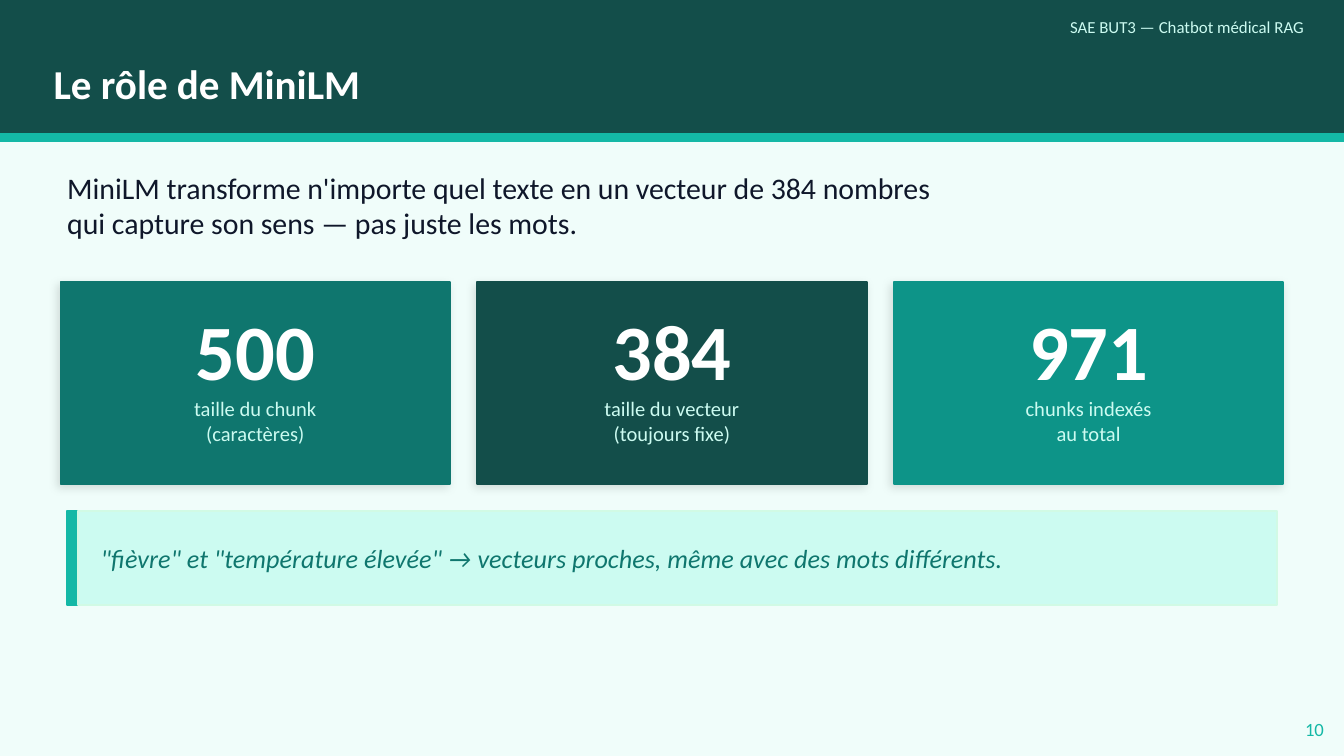
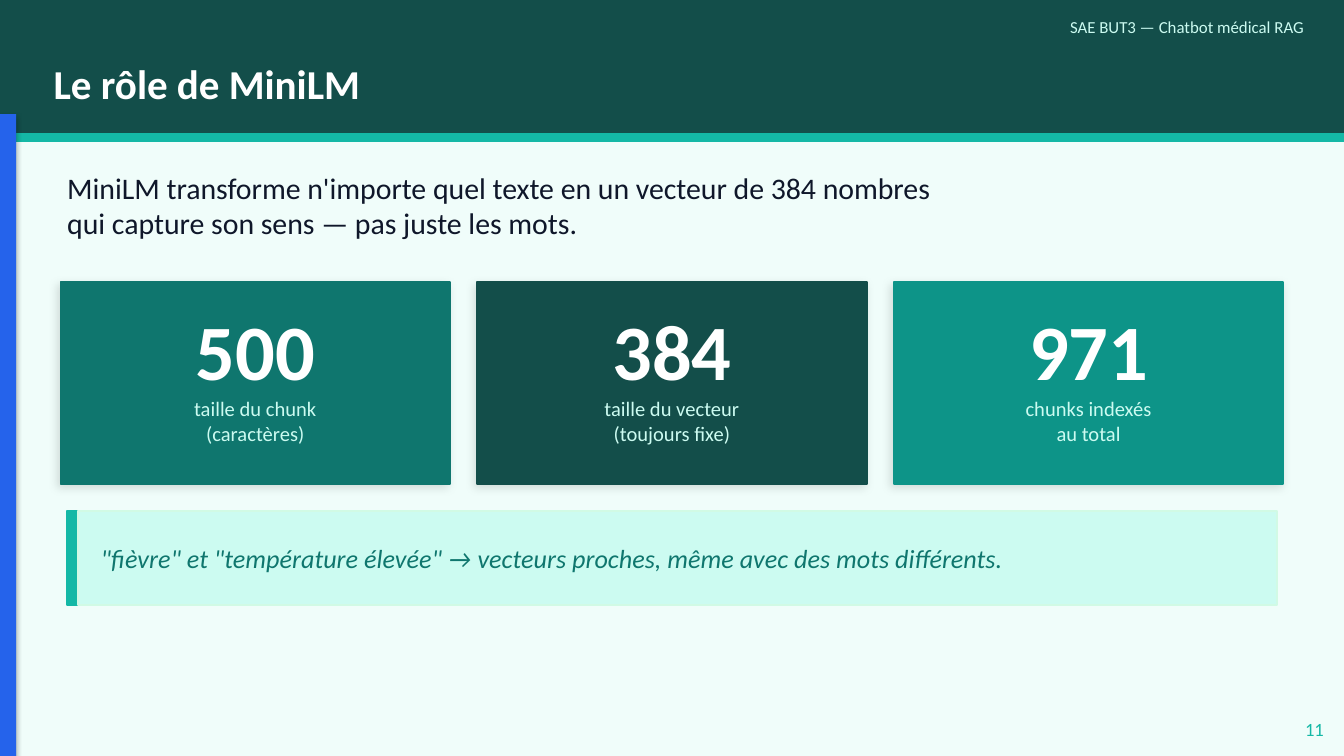
Before and after one commit to YousraWsites/-chatbot-medical-s6, a slide deck: slide 11 of docs/soutenance.pptx. Drawn at 1344x756 pixels with LibreOffice and Linux fonts; fonts in the diff are those of the drawing. Boxes give left, top, right and bottom in pixels: in the first picture for what was removed or moved away, otherwise in the second. Text is boxed around its words. In the diff, an @@ line names an element or a change of style, - is before the commit and + after.

Commit message:
slides: 3 fixes UX (barres par partie + sommaire aligné + wording adouci)
1) Sommaire (slide 2) reconstruit proprement :
   - 5 sections bien alignées en colonnes (numéro 30pt + titre + meta)
   - Section 05 'Conclusion & Questions' qui manquait avant
   - Numéros colorés par partie (teal/bleu/violet/amber/teal-clair)
   - Footer + numéro de page propre

2) Barres verticales colorées par partie sur chaque slide de contenu :
   - Position fixée : sous le header (pas pleine hauteur qui collidait
     avec le header teal foncé et la rendait invisible)
   - Largeur 0.12 inch, hauteur 6.55 inch
   - Couleurs cohérentes avec les slides séparatrices PARTIE :
       * Grace (slides 4-7)   : teal-500 #14b8a6
       * Yousra (slides 9-13) : blue-600 #2563eb
       * Imane (slides 15-18) : violet-600 #7c3aed
       * Yannis (slides 20-26): amber-500 #f59e0b
   Permet de voir instantanément à quelle partie appartient chaque slide.

3) Adouci wording slide 'Pourquoi un LLM tout fait' :
   "La SAE ne demande pas d'inventer un LLM — hors de portée en BUT3."
   → "L'enjeu n'est pas de réinventer un LLM, mais de savoir l'orchestrer."
   Le prof sait très bien ce qu'il a demandé, pas besoin de le rappeler
   de cette façon.

Bonus : numéros de page footer renumérotés selon la position réelle
(après ajout du sommaire, tout était décalé de +1).

```diff
--- a/docs/soutenance.pptx
+++ b/docs/soutenance.pptx
@@ rectangle added at (x1=0, y1=114, x2=16, y2=756), fill #2563EB @@
@@ text at (x1=1305, y1=724, x2=1324, y2=736): text changed @@
-10
+11
```
Also in this commit, not shown: 21 other slides changed, 1 other file.
